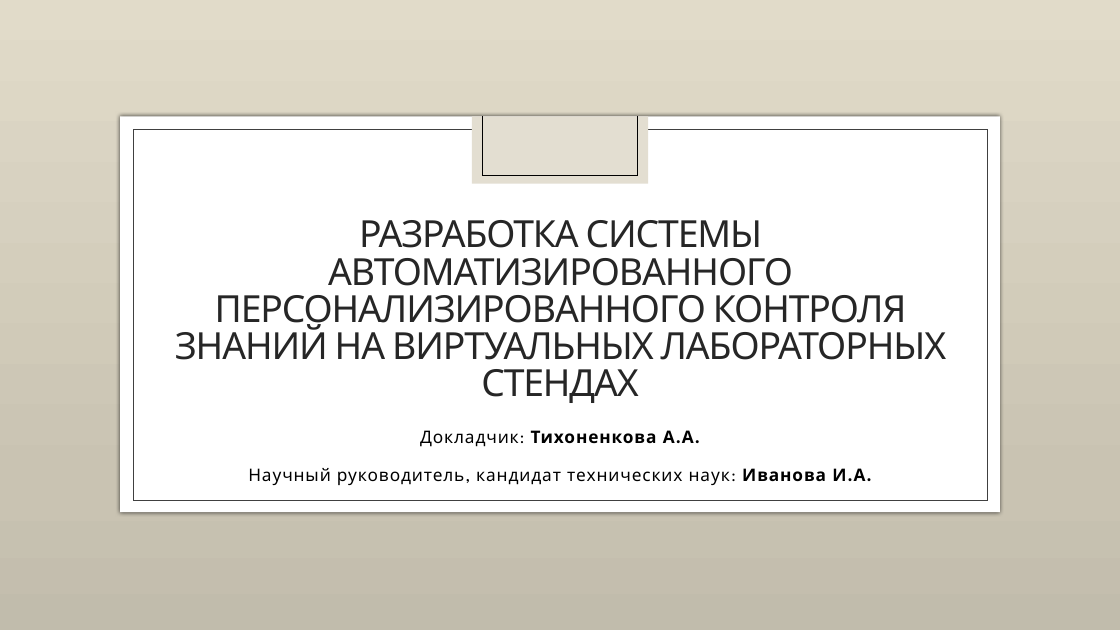
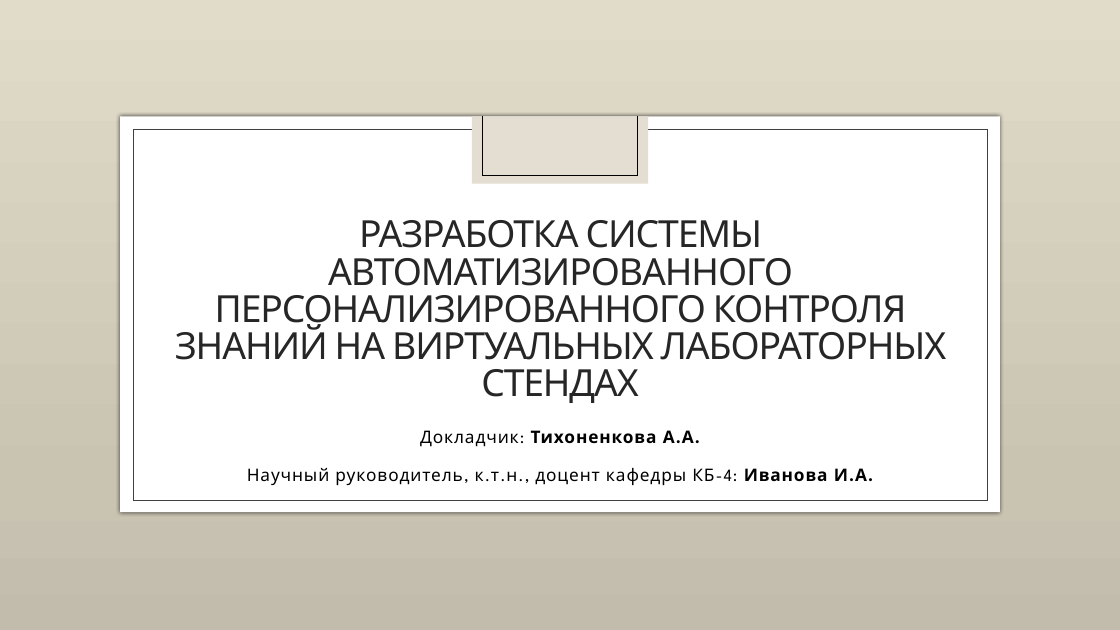
Before and after one commit to PolMarzia/diplom, a slide deck: slide 1 of Prez.pptx. Drawn at 1120x630 pixels with LibreOffice and Linux fonts; fonts in the diff are those of the drawing; background and template pictures are left out. Boxes give left, top, right and bottom in pixels: in the first picture for what was removed or moved away, otherwise in the second. Text is boxed around its words. In the diff, an @@ line names an element or a change of style, - is before the commit and + after.

```diff
--- a/Prez.pptx
+++ b/Prez.pptx
@@ subtitle at (x1=247, y1=468, x2=867, y2=485): text changed @@
-Научный руководитель, кандидат технических наук: Иванова И.А.
+Научный руководитель, к.т.н., доцент кафедры КБ-4: Иванова И.А.
```
Also in this commit, not shown: 3 other slides changed, 12 slides added, 7 other files.
